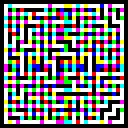
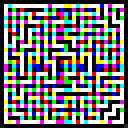
The second 128×128 image is a revision of the first. Changes to its layers:
added group "soild walls" with 3 layers above "Openings" over 4, 4, 124, 124
moved "red" into group "soild walls" over 4, 4, 124, 124
removed layer "floor_and_ceil_flags full" (was addition) over 0, 0, 128, 128
moved "green" into group "soild walls" over 4, 4, 124, 124
moved "blue" into group "soild walls" over 4, 4, 124, 124
added group "Openings" with 6 layers over 0, 0, 128, 128
added layer "mesh_test" (addition) in group "Openings" over 0, 124, 128, 128
added layer "variation_test" (addition) in group "Openings" over 0, 0, 128, 128
added layer "test inner ceil" (addition) in group "Openings" over 4, 4, 124, 124
added layer "ceil" (addition) in group "Openings" over 0, 0, 128, 128
added layer "floor" (addition) in group "Openings" over 4, 4, 124, 124
renamed "base copy" to "base", moved it into group "Openings" over 0, 0, 128, 128
